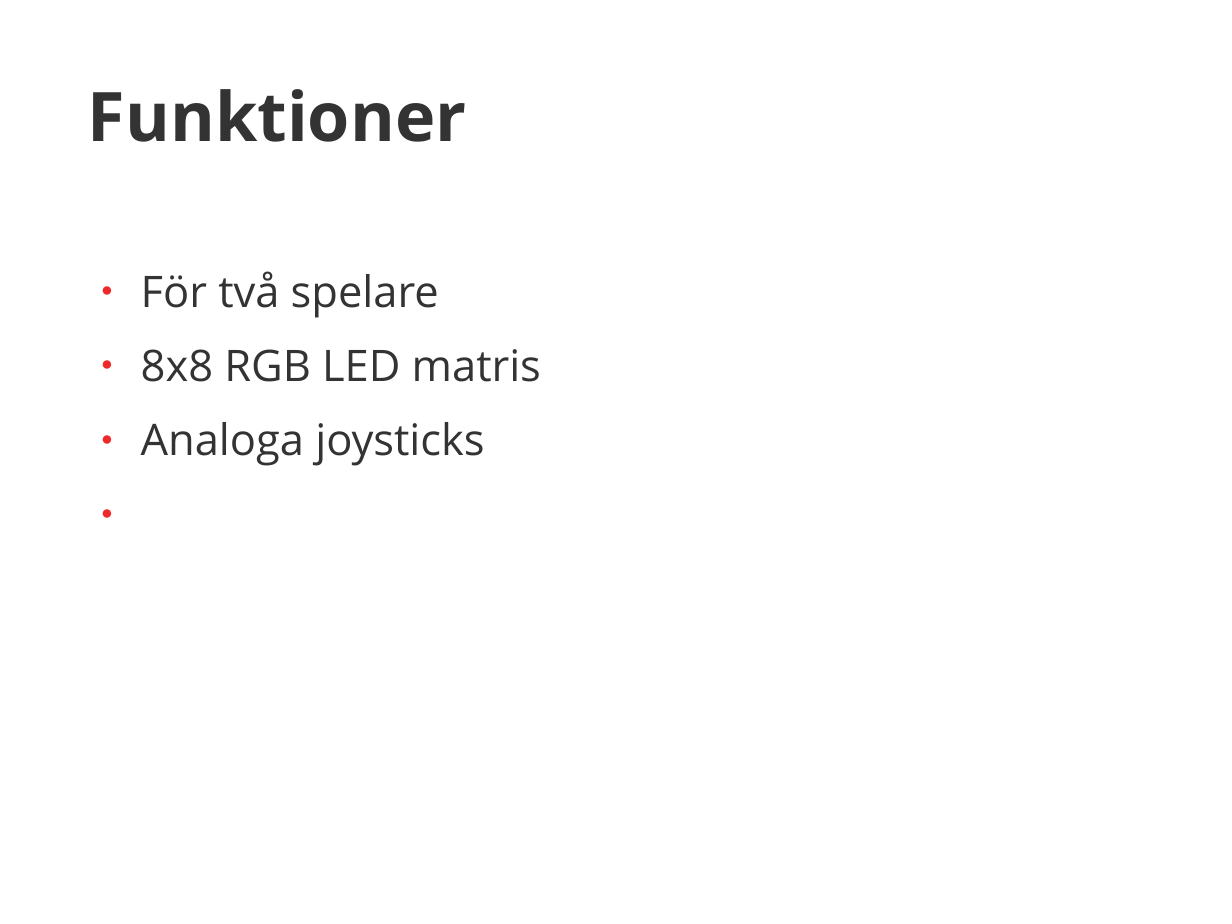
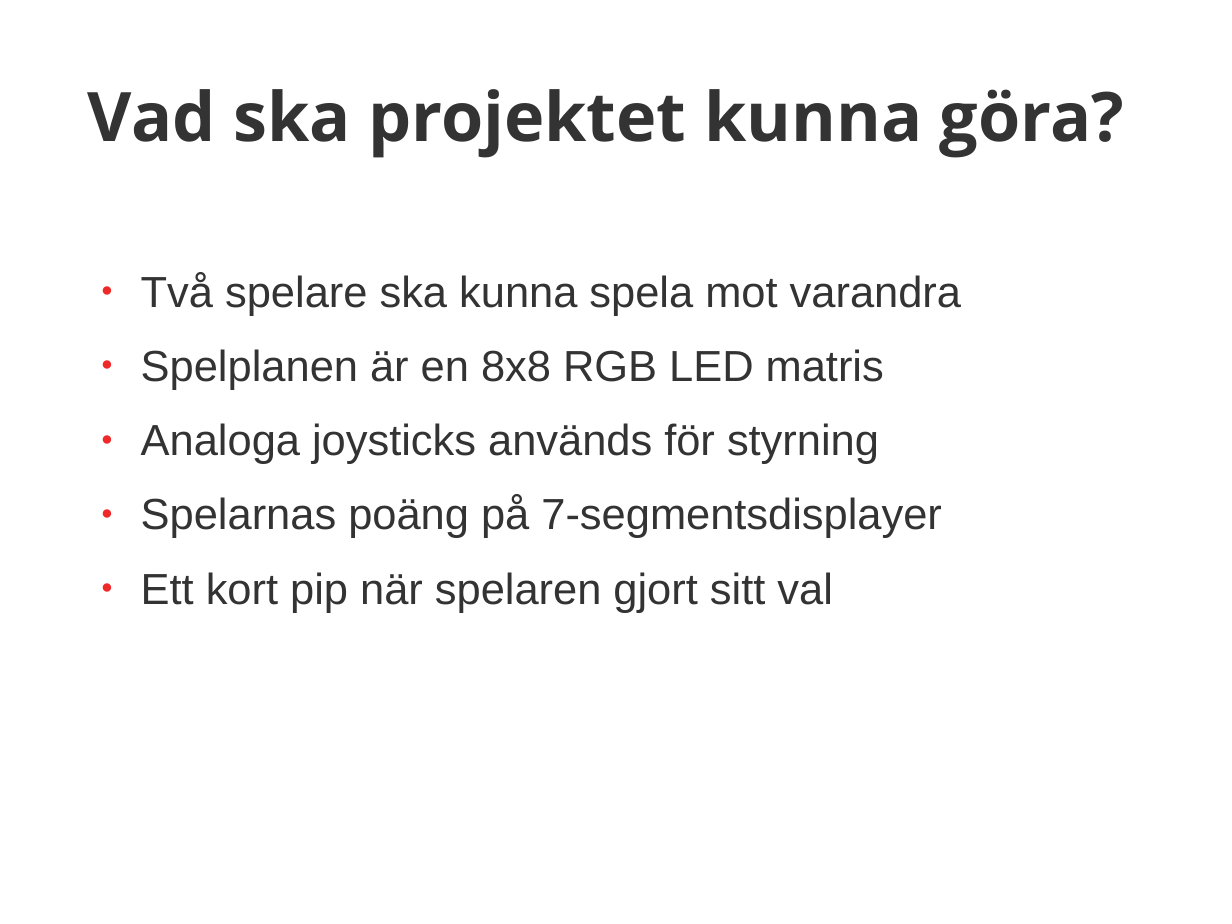
Before and after one commit to Leczez/TSIU51, a slide deck: slide 2 of Dokument/Mikrodatorprojekt Presentation.pptx. Drawn at 1232x924 pixels with LibreOffice and Linux fonts; fonts in the diff are those of the drawing. Boxes give left, top, right and bottom in pixels: in the first picture for what was removed or moved away, otherwise in the second. Text is boxed around its words. In the diff, an @@ line names an element or a change of style, - is before the commit and + after.

```diff
--- a/Dokument/Mikrodatorprojekt Presentation.pptx
+++ b/Dokument/Mikrodatorprojekt Presentation.pptx
@@ text at bbox=[88, 89, 1124, 158]: text changed @@
-Funktioner
+Vad ska projektet kunna göra?
@@ text at bbox=[141, 272, 961, 613]: text changed; font Open Sans to Arial @@
-● För två spelare
-● 8x8 RGB LED matris
-● Analoga joysticks
+● Två spelare ska kunna spela mot varandra
+● Spelplanen är en 8x8 RGB LED matris
+● Analoga joysticks används för styrning
+● Spelarnas poäng på 7-segmentsdisplayer
+● Ett kort pip när spelaren gjort sitt val
```
Also in this commit, not shown: 5 other slides changed, 5 slides added, 2 slides removed.
